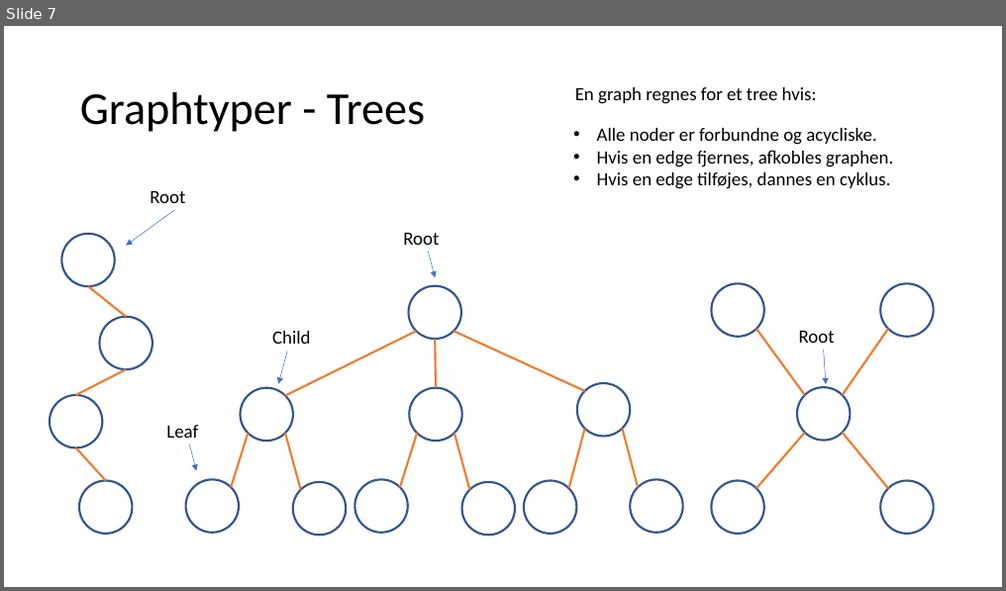
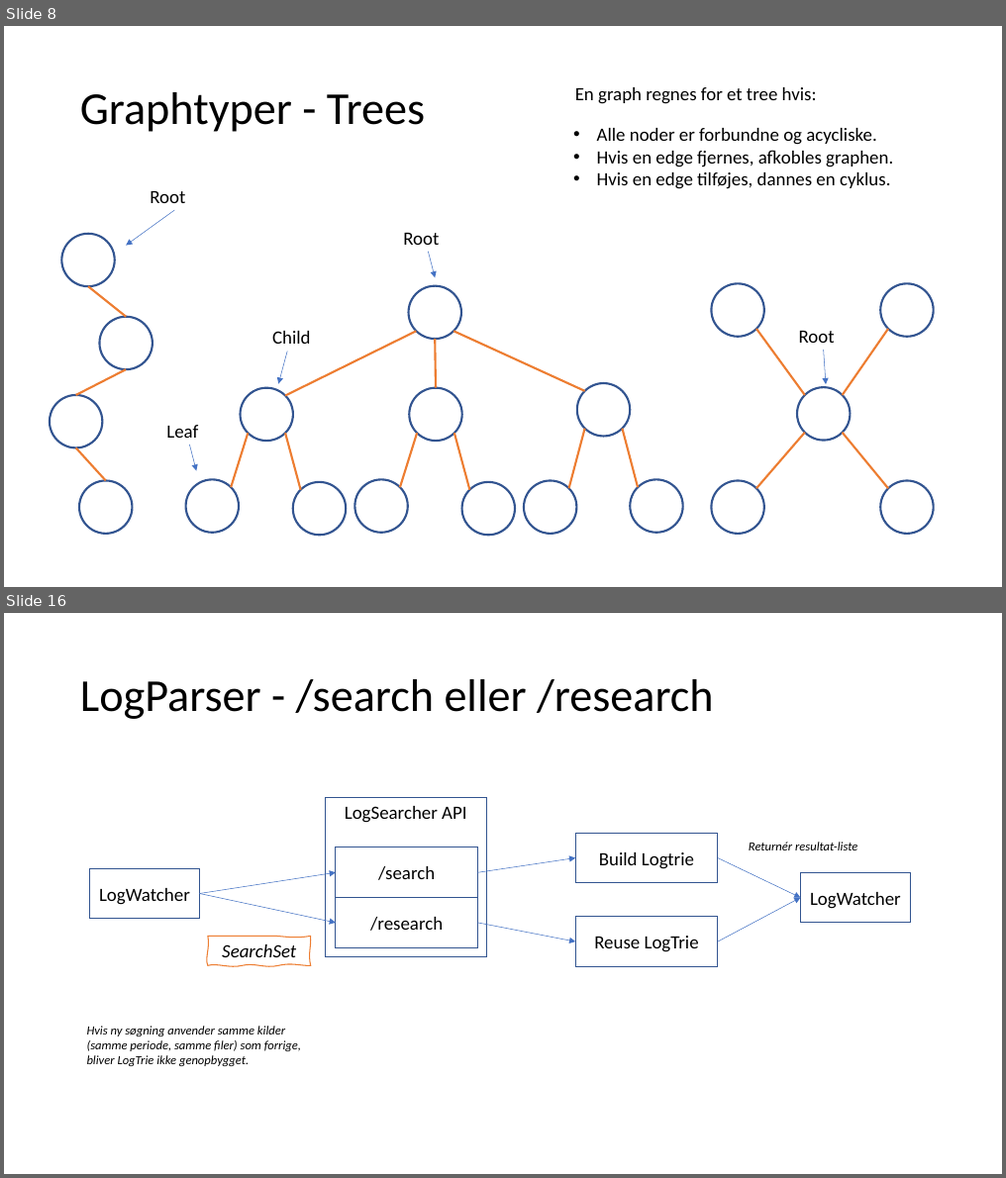
Before and after one commit to FaderVader/CPH_Afgangsprojekt_2022, a slide deck: LogSearcher.pptx. Shown one above the other, each under a label of ours: slide 7 before the commit, slides 8 and 16 after it; the slides between them are not shown. The pictures are 1006x591 and 1006x1178 pixels, drawn with LibreOffice and Linux fonts; fonts in the diff are those of the drawing. Boxes give left, top, right and bottom in pixels: in the first picture for what was removed or moved away, otherwise in the second. Text is boxed around its words. In the diff, an @@ line names an element or a change of style, - is before the commit and + after.

```diff
--- a/LogSearcher.pptx
+++ b/LogSearcher.pptx
@@ slide 16 added at <box>4,613,1002,1174</box>, background #FFFFFF @@
@@ title added at <box>80,679,714,719</box>, 44 pt, text #000000 @@
+LogParser - /search eller /research
@@ rectangle added at <box>325,797,486,957</box>, outline #325491 1 pt, 18 pt, text #000000 @@
+LogSearcher API
@@ rectangle added at <box>336,848,478,897</box>, outline #325491 1 pt, 18 pt, text #000000 @@
+/search
@@ rectangle added at <box>576,833,718,883</box>, outline #325491 1 pt, 18 pt, text #000000 @@
+Build Logtrie
@@ text added at <box>748,842,857,851</box>, 12 pt, text #000000, italic @@
+Returnér resultat-liste
@@ rectangle added at <box>89,869,199,919</box>, outline #325491 1 pt, 18 pt, text #000000 @@
+LogWatcher
@@ arrow added from (199, 894) to (336, 872), #4472C4 0.5 pt @@
@@ arrow added from (478, 872) to (576, 858), #4472C4 0.5 pt @@
@@ arrow added from (718, 858) to (801, 897), #4472C4 0.5 pt @@
@@ rectangle added at <box>801,872,911,923</box>, outline #325491 1 pt, 18 pt, text #000000 @@
+LogWatcher
@@ arrow added from (199, 894) to (336, 923), #4472C4 0.5 pt @@
@@ rectangle added at <box>336,897,478,948</box>, outline #325491 1 pt, 18 pt, text #000000 @@
+/research
@@ arrow added from (718, 942) to (801, 897), #4472C4 0.5 pt @@
@@ freeform shape added at <box>208,937,310,966</box>, outline #ED7D31 1 pt, 18 pt, text #000000, italic @@
+SearchSet
@@ arrow added from (478, 923) to (576, 942), #4472C4 0.5 pt @@
@@ rectangle added at <box>576,917,718,967</box>, outline #325491 1 pt, 18 pt, text #000000 @@
+Reuse LogTrie
@@ text added at <box>87,1026,301,1066</box>, 12 pt, text #000000, italic @@
+Hvis ny søgning anvender samme kilder (samme periode, samme filer) som forrige, bliver LogTrie ikke genopbygget.
@@ what was slide 7 is now slide 8 @@
```
Also in this commit, not shown: 2 slides changed, 5 other slides added.
